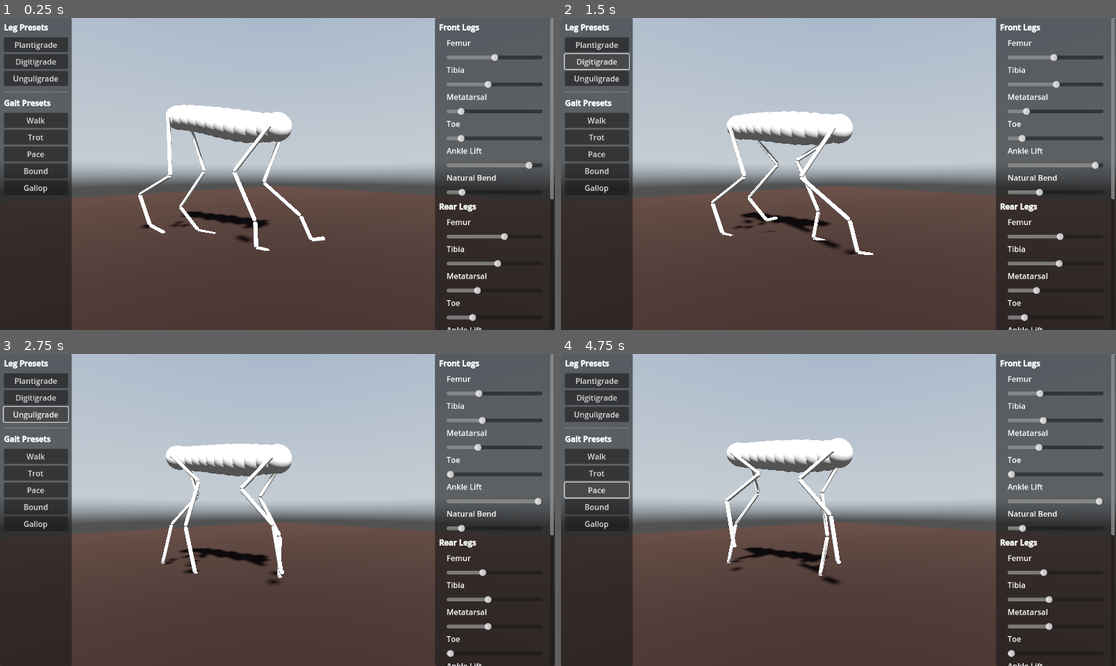
Above: before the commit, frames 1-4 (two rows, left to right).
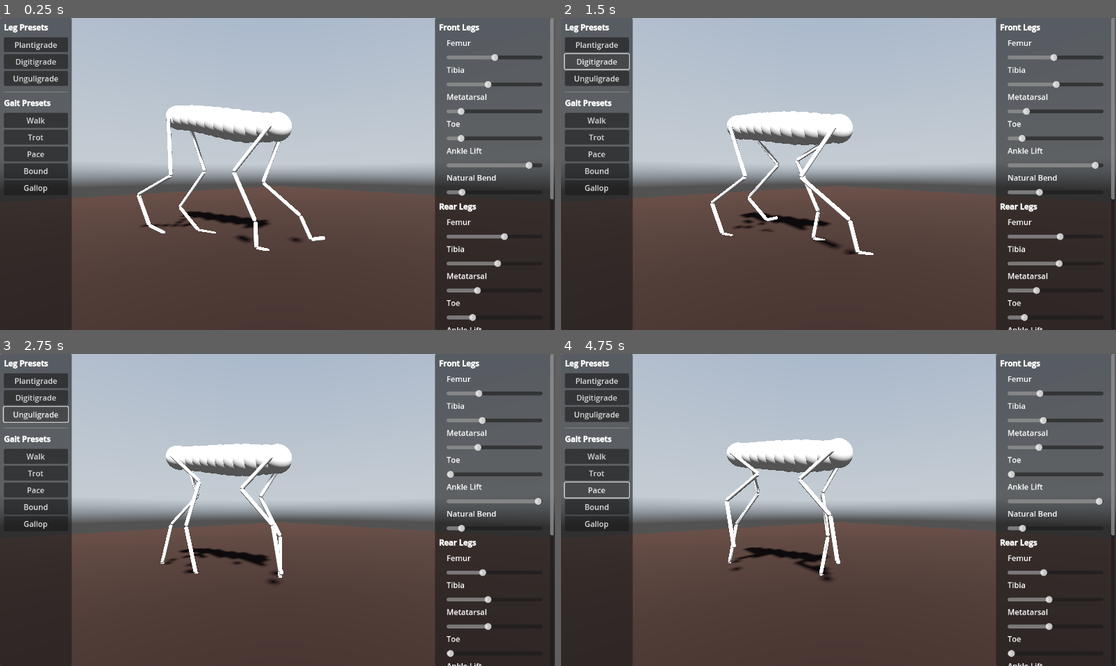
Above: after the commit, the same moments.

Repository: jehoz/legs-and-gaits
Game: Godot game, scene res://scenes/default.tscn
Two runs of this game, one before a commit and one after it. Both use one fixed random seed, a clock stepped at 60 frames per second and the inputs below. A sky picture missing from this copy of the repository is replaced by a grey-blue gradient.
Inputs:
- Up to frame 1 (0.25 s): no input
- Up to frame 2 (1.5 s): click "Plantigrade" at 0.5 s; click "Digitigrade" at 1.25 s
- Up to frame 3 (2.75 s): click "Unguligrade" at 2 s
- Up to frame 4 (4.75 s): click "Walk" at 2.75 s; click "Trot" at 3.5 s; click "Pace" at 4.25 s

The runs differ from the first frame. In frame 1, 0.4% of the frame differs, in the area x 24-59%, y 27-75%; in frame 2, 0.2%; in frame 3, 0.4%; in frame 4, 0.5%, in the area x 29-51%, y 27-74%.

Commit message:
Reduce body twist and use leg resting length

Diff:
--- a/scripts/body_segment.gd
+++ b/scripts/body_segment.gd
@@ -30,7 +30,7 @@
 		leg_l.update_from_blueprint(leg_blueprint, phase_offset)
 		leg_r.update_from_blueprint(leg_blueprint, phase_offset + leg_blueprint.side_phase_difference)
 
-	resting_height = leg_l.max_length() * (1 - clampf(leg_blueprint.natural_bend, 0, 1))
+	resting_height = leg_l.resting_length()
 	leg_l.position.x = -radius
 	leg_r.position.x = radius
 
@@ -55,7 +55,7 @@
 	var foot_diff = leg_l.foot_target.global_position - leg_r.foot_target.global_position
 	foot_diff = Vector2(foot_diff.x, foot_diff.z).normalized()
 
-	var twist = atan2(foot_diff.y, foot_diff.x)
+	var twist = atan2(foot_diff.y * 0.5, foot_diff.x)
 
 	var look_target = global_position + (-get_parent_node_3d().global_basis.z)
 	look_at(look_target, global_basis.y)
